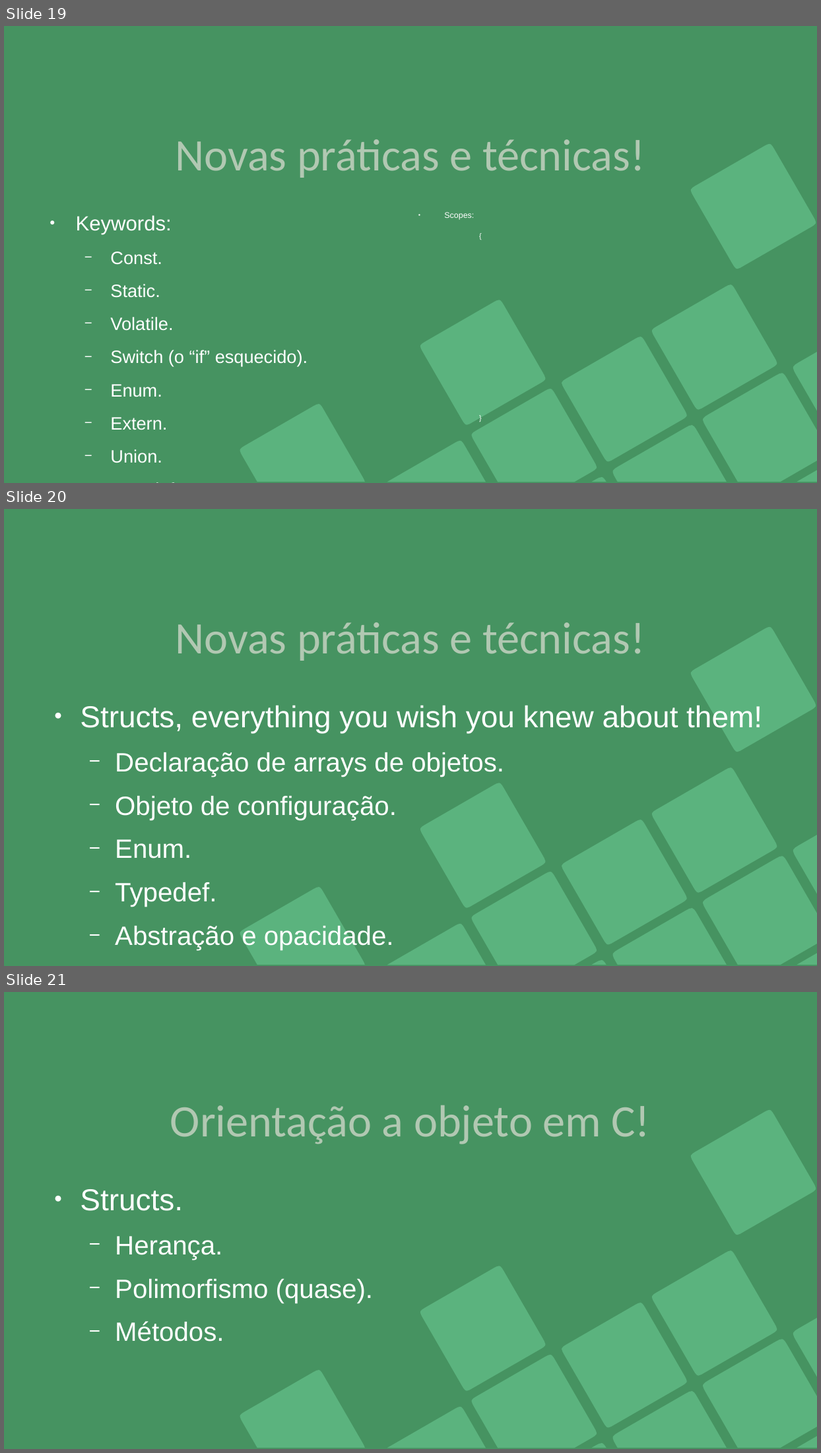
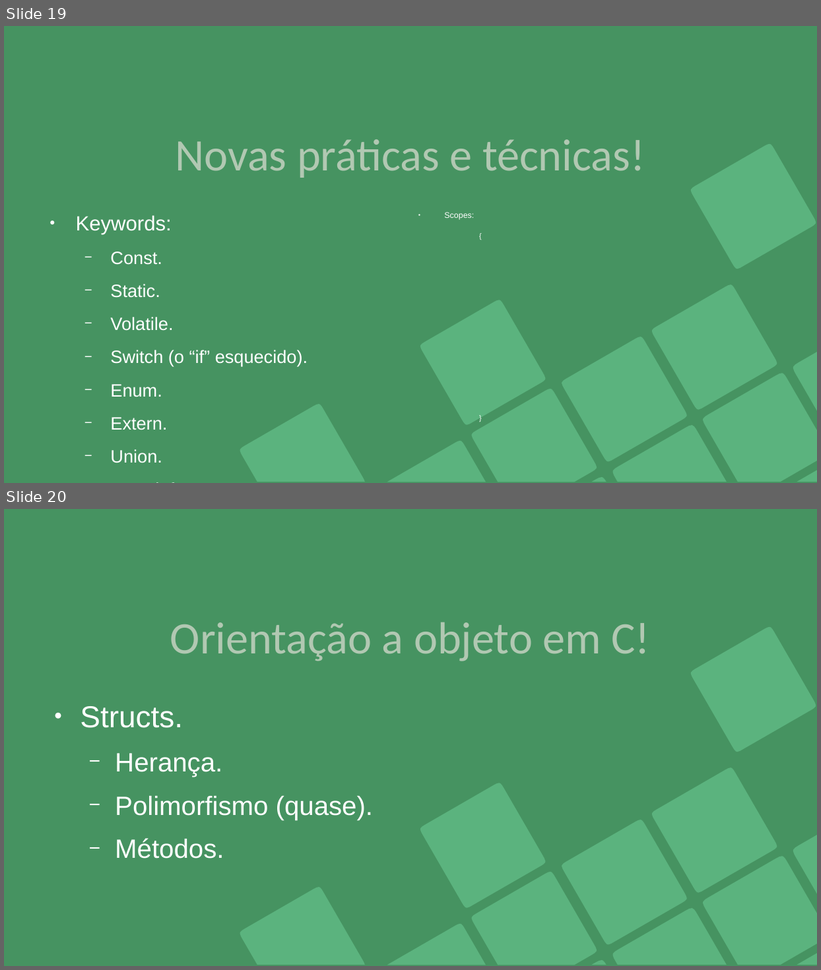
Before and after one commit to Joao-Peterson/Workshop_C, a slide deck: material_visual/Workshop_C_intermediario.odp. Shown one above the other, each under a label of ours: slides 19, 20 and 21 before the commit, slides 19 and 20 after it. The pictures are 821x1453 and 821x970 pixels, drawn with LibreOffice and Linux fonts; fonts in the diff are those of the drawing. Boxes give left, top, right and bottom in pixels: in the first picture for what was removed or moved away, otherwise in the second. Text is boxed around its words. In the diff, an @@ line names an element or a change of style, - is before the commit and + after.

```diff
--- a/material_visual/Workshop_C_intermediario.odp
+++ b/material_visual/Workshop_C_intermediario.odp
@@ slide 20 removed at [4, 509, 817, 966], background #469361; not listed: 12 template elements that a slide beside it also shows @@
@@ title removed at [176, 623, 645, 661] @@
-Novas práticas e técnicas!
@@ text removed at [80, 705, 762, 951] @@
-● Structs, everything you wish you knew about them!
-  − Declaração de arrays de objetos.
-  − Objeto de configuração.
-  − Enum.
-  − Typedef.
-  − Abstração e opacidade.
@@ what was slide 21 is now slide 20 @@
```
Also in this commit, not shown: 11 other files.
